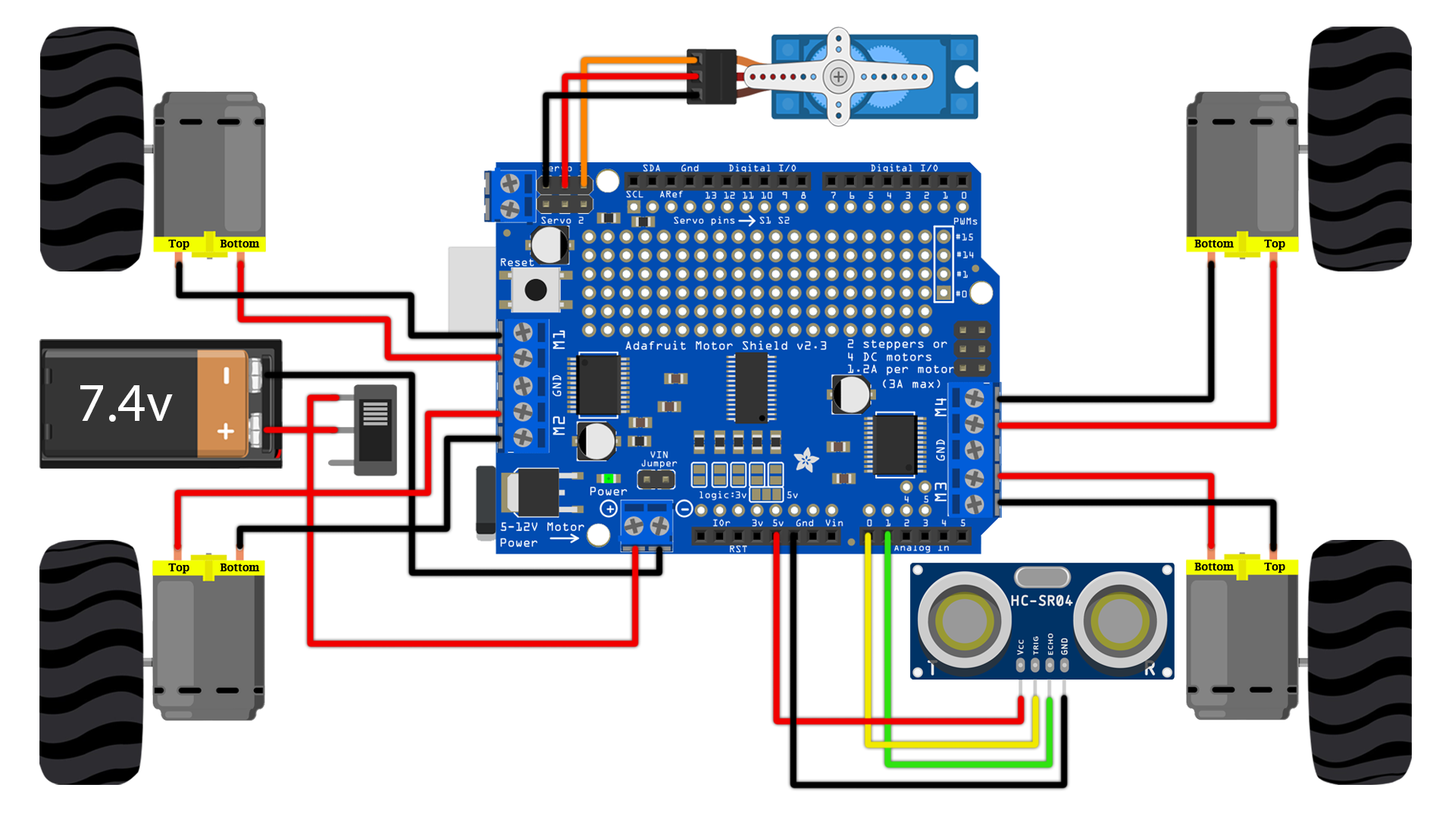
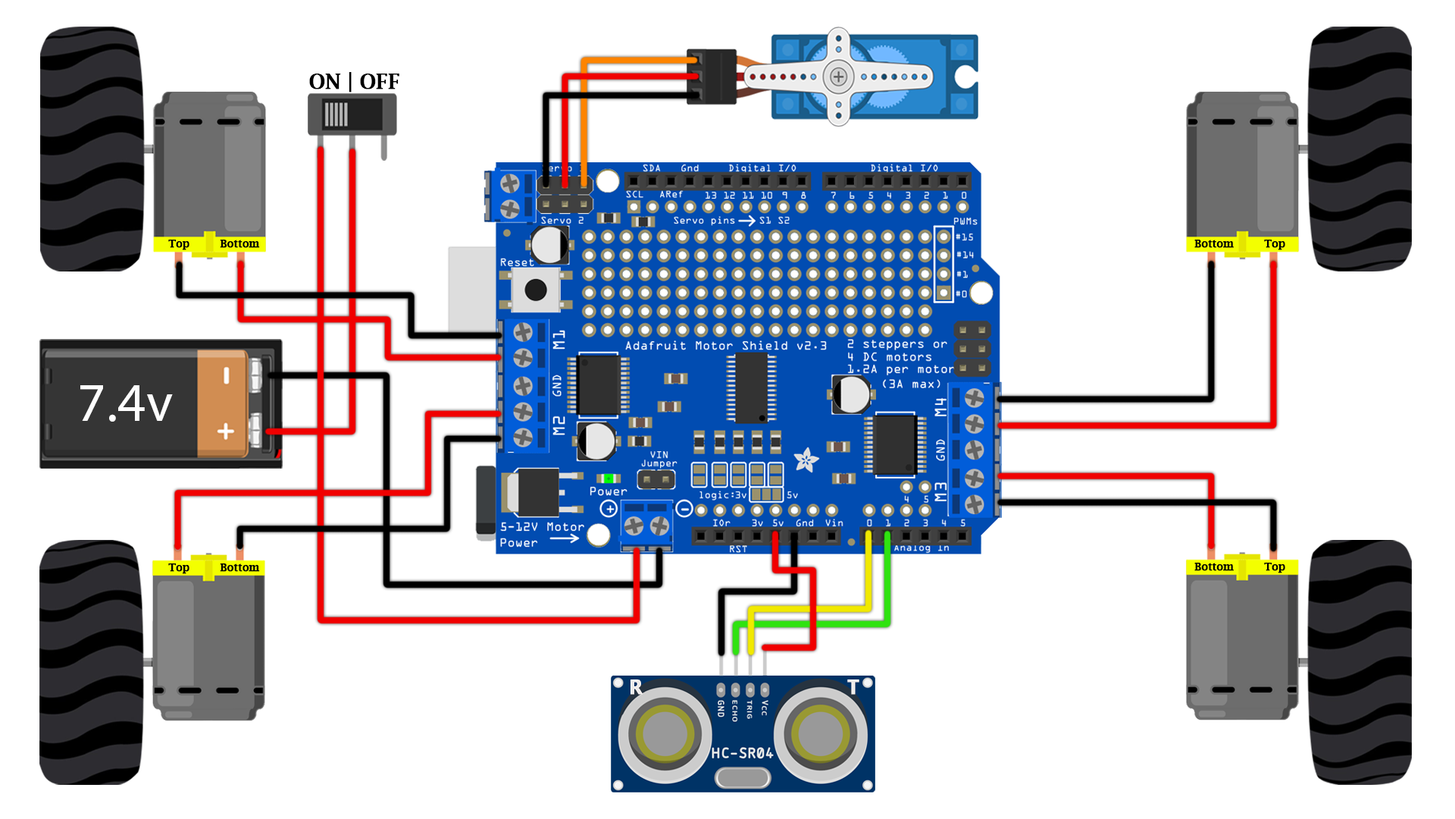
Revision of a layered 1455×819 image; what changed, layer by layer:
moved "VCC" (5th of 8, in "Pictorial Diagram" › "Wiring" › "HC-SR04") above "GND", painted on it over [760, 529, 1026, 726]
painted on "GND" (5th of 7, in "Pictorial Diagram" › "Wiring" › "HC-SR04") over [717, 530, 1069, 790]
painted on "TRIG" over [746, 528, 1040, 749]
painted on "ECHO" over [731, 529, 1055, 769]
added group "Switch" (1st of 2, in "Pictorial Diagram" › "Wiring") with 1 layers in group "Wiring" over [316, 144, 642, 625]
added layer "VCC" (7th of 8, in "Pictorial Diagram" › "Wiring" › "Switch") in group "Switch" over [316, 144, 642, 625]
removed layer "VCC2" from group "Battery & Switch" over [306, 393, 640, 649]
moved "GND" (7th of 7, in "Pictorial Diagram" › "Wiring" › "Battery") above "VCC", painted on it over [263, 370, 664, 589]
renamed "VCC1" to "VCC", painted on it over [262, 147, 358, 436]
moved "Slide Switch" above "Motor Driver" over [307, 72, 400, 477]
added layer "ON | OFF" in group "Slide Switch" over [309, 72, 400, 93]
painted on "Switch" (2nd of 2, in "Pictorial Diagram" › "Component" › "Slide Switch") over [307, 93, 398, 477]
painted on "HC-SR04" (3rd of 3, in "Pictorial Diagram" › "Component" › "HC-SR04") over [610, 562, 1175, 793]
